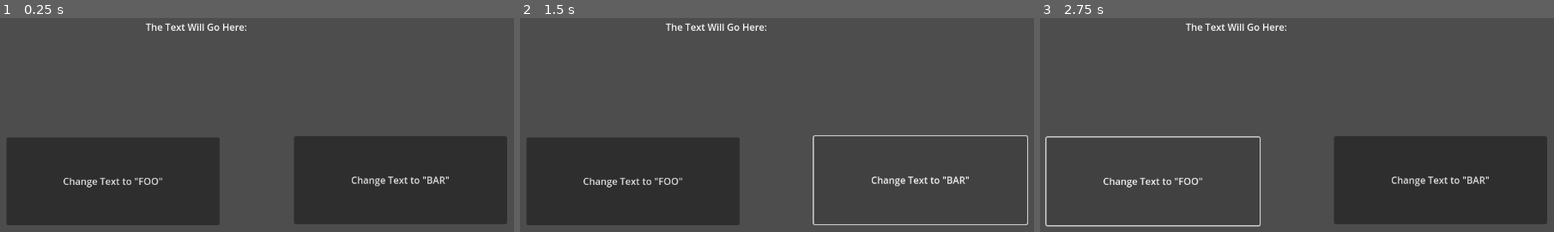
Above: before the commit, frames 1-3 (left to right).
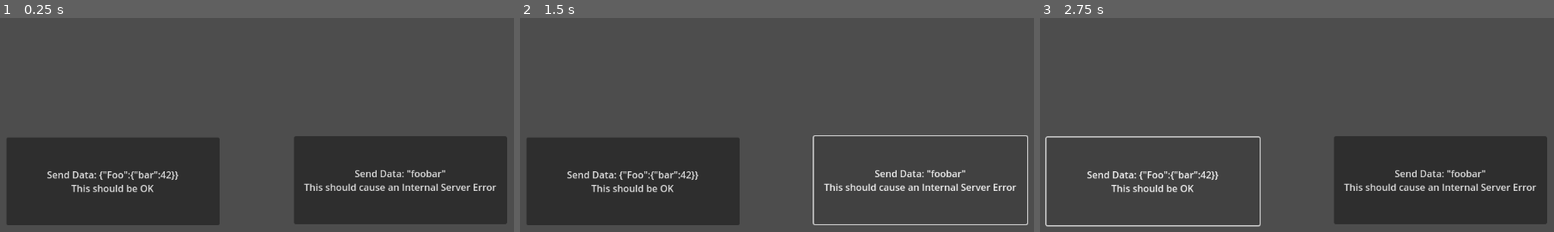
Above: after the commit, the same moments.

Repository: tplatt-coursework/Modern-Web-Technologies---Group-Project
Game: Godot game, scene res://Websocket_Connection_Test.tscn
The game is run twice, just before and just after one commit, with the same random seed, the same clock (stepped at 60 frames per second) and the same inputs. Before the commit the project starts from res://node_2d.tscn.
Inputs:
- Up to frame 1 (0.25 s): no input
- Up to frame 2 (1.5 s): click "Change Text to 'FOO'" (after the commit: "Send Data: {'Foo':{'bar':42}}…") at 0.5 s; click "Change Text to 'BAR'" (after the commit: "Send Data: 'foobar' This shou…") at 1.25 s
- Up to frame 3 (2.75 s): click "Change Text to 'FOO'" (after the commit: "Send Data: {'Foo':{'bar':42}}…") at 2 s

The runs differ from the first frame. In frame 1, 2.6% of the frame differs, in the area x 9-97%, y 2-82%; in frame 2, 2.6%; in frame 3, 2.6%.

Commit message:
Finished the experiment. Websocket connections work. HTTP POST requests work. HTTP GET requests do not work.

Diff:
--- /dev/null
+++ b/Networking Experiment - theo/godot/Websocket_Connection_Test.tscn
@@ -0,0 +1,29 @@
+[gd_scene load_steps=2 format=3 uid="uid://b7xy38iegpn4m"]
+
+[ext_resource type="Script" path="res://test.gd" id="1_e88t2"]
+
+[node name="Websocket_Connection_Test" type="Node2D"]
+script = ExtResource("1_e88t2")
+
+[node name="JSON_Button" type="Button" parent="."]
+offset_left = 145.0
+offset_top = 366.0
+offset_right = 503.0
+offset_bottom = 514.0
+text = "Send Data: {\"Foo\":{\"bar\":42}}
+This should be OK"
+
+[node name="String_Button" type="Button" parent="."]
+offset_left = 628.0
+offset_top = 364.0
+offset_right = 986.0
+offset_bottom = 512.0
+text = "Send Data: \"foobar\"
+This should cause an Internal Server Error"
+
+[node name="Network_Timer" type="Timer" parent="."]
+autostart = true
+
+[connection signal="pressed" from="JSON_Button" to="." method="_on_button_pressed"]
+[connection signal="pressed" from="String_Button" to="." method="_on_button_2_pressed"]
+[connection signal="timeout" from="Network_Timer" to="." method="_on_timer_timeout"]
--- /dev/null
+++ b/Networking Experiment - theo/godot/http_request_test.gd
@@ -0,0 +1,64 @@
+extends Node
+
+
+var server_address = "http://127.0.0.1"
+var server_port = 3500
+var addr = server_address + ":" + str(server_port)
+
+func _ready():
+	pass
+
+
+
+
+# Called when the HTTP request is completed.
+func _http_request_completed(result, response_code, headers, body):
+	var json = JSON.new()
+	json.parse(body.get_string_from_utf8())
+	var response = json.get_data()
+	var nesting = {
+		"foo":"bar",
+		"baz":{"qud":"qux"}
+	}
+	print("blep: "+str(nesting))
+
+	# Will print the user agent string used by the HTTPRequest node (as recognized by httpbin.org).
+	print("Response from server:")
+	print(" |  result:   "+str(result))
+	print(" |  code:     "+str(response_code))
+	print(" |  headers:  "+str(headers))
+	print(" |  body:     "+str(body))
+	print(" |  response: "+str(response))
+
+
+
+
+
+func http_get(req:String,params):
+	var http_request = HTTPRequest.new()
+	add_child(http_request)
+	http_request.request_completed.connect(self._http_request_completed)
+	print("HTTP Request: "+addr+req+"")
+	var res = await http_request.request(addr+req, ["Content-Type: application/json"], HTTPClient.METHOD_GET)
+	if res != OK:
+		push_error("An error occurred in the HTTP request.")
+
+func http_post(req:String,_body):
+	var http_request = HTTPRequest.new()
+	add_child(http_request)
+	http_request.request_completed.connect(self._http_request_completed)
+	print("HTTP Request: "+addr+req+"")
+	var body = JSON.new().stringify(_body)
+	var res = await http_request.request(addr+req, ["Content-Type: application/json"], HTTPClient.METHOD_POST, body)
+	if res != OK:
+		push_error("An error occurred in the HTTP request.")
+
+
+
+
+
+func _on_post_button_pressed():
+	http_post("/POST", {"foo":"bar"})
+
+func _on_get_button_pressed():
+	http_post("/GET","")
--- /dev/null
+++ b/Networking Experiment - theo/godot/http_request_test.tscn
@@ -0,0 +1,24 @@
+[gd_scene load_steps=2 format=3 uid="uid://bd25rr4rdes3h"]
+
+[ext_resource type="Script" path="res://http_request_test.gd" id="1_djyxj"]
+
+[node name="HTTP_Request_Test" type="Node"]
+script = ExtResource("1_djyxj")
+
+[node name="GET_Button" type="Button" parent="."]
+offset_left = 225.0
+offset_top = 349.0
+offset_right = 511.0
+offset_bottom = 570.0
+text = "Send GET Request"
+
+[node name="POST_Button" type="Button" parent="."]
+offset_left = 708.0
+offset_top = 394.0
+offset_right = 1027.0
+offset_bottom = 571.0
+text = "Send POST Request
+data payload: {\"foo\":\"bar\"}"
+
+[connection signal="pressed" from="GET_Button" to="." method="_on_get_button_pressed"]
+[connection signal="pressed" from="POST_Button" to="." method="_on_post_button_pressed"]
--- a/Networking Experiment - theo/godot/node_2d.tscn
+++ /dev/null
@@ -1,40 +0,0 @@
-[gd_scene load_steps=2 format=3 uid="uid://b36sy7o7nbh07"]
-
-[ext_resource type="Script" path="res://test.gd" id="1_p1dfh"]
-
-[node name="Node2D" type="Node2D"]
-script = ExtResource("1_p1dfh")
-
-[node name="RichTextLabel" type="RichTextLabel" parent="."]
-offset_left = 379.0
-offset_top = 168.0
-offset_right = 602.0
-offset_bottom = 199.0
-text = "The Text Will Go Here:"
-
-[node name="textField" type="RichTextLabel" parent="."]
-offset_left = 552.0
-offset_top = 168.0
-offset_right = 775.0
-offset_bottom = 199.0
-
-[node name="Button" type="Button" parent="."]
-offset_left = 145.0
-offset_top = 366.0
-offset_right = 503.0
-offset_bottom = 514.0
-text = "Change Text to \"FOO\""
-
-[node name="Button2" type="Button" parent="."]
-offset_left = 628.0
-offset_top = 364.0
-offset_right = 986.0
-offset_bottom = 512.0
-text = "Change Text to \"BAR\""
-
-[node name="Network_Timer" type="Timer" parent="."]
-autostart = true
-
-[connection signal="pressed" from="Button" to="." method="_on_button_pressed"]
-[connection signal="pressed" from="Button2" to="." method="_on_button_2_pressed"]
-[connection signal="timeout" from="Network_Timer" to="." method="_on_timer_timeout"]
--- a/Networking Experiment - theo/godot/project.godot
+++ b/Networking Experiment - theo/godot/project.godot
@@ -11,6 +11,6 @@
 [application]
 
 config/name="Godot-Node-Connection-Experiment"
-run/main_scene="res://node_2d.tscn"
+run/main_scene="res://Websocket_Connection_Test.tscn"
 config/features=PackedStringArray("4.3", "Forward Plus")
 config/icon="res://icon.svg"
--- a/Networking Experiment - theo/godot/test.gd
+++ b/Networking Experiment - theo/godot/test.gd
@@ -2,74 +2,110 @@
 var tcp_client = StreamPeerTCP.new()
 var server_address = "127.0.0.1"
 var server_port = 3500
+var first_connect = true
+var HTTP_CODE = {
+	100: "Continue",
+	200: "OK",
+	300: "Redirect",
+	400: "Client Error",
+	500: "Internal Server Error"
+}
 
 # Called when the node enters the scene tree for the first time.
 func _ready() -> void:
-	var res = tcp_client.connect_to_host(server_address, server_port)
-
-	if res == OK:
-		print("Connecting...")
-		await wait_for_connection()
-	else:
-		print("Failed to connect")
+	pass
 
 # Called every frame. 'delta' is the elapsed time since the previous frame.
 func _process(delta: float) -> void:
 	pass
 
-func tcp_receive(data):
-	print("Received: " + data)
-	if data.type == "server_message":
-		if data.command == "update_button":
-			$textField.text = data.data
+
+
+
+
+func tcp_receive(bytes):
+	if tcp_client.get_status() == StreamPeerTCP.STATUS_CONNECTED:
+		var data = tcp_client.get_data(bytes)
+		if data[0]!=0:
+			print("Error in reading data")
+		else:
+			var response = data[1].get_string_from_utf8()
+			var json = JSON.parse_string(response)
+			print("Websocket Data Received")
+			print("  Code:     "+str(json["code"])+" "+HTTP_CODE[200])
+			print("  Response: "+str(json["response"]))
+			print()
+
+	else:
+		print("Not connected.")
+
+
 
 func tcp_send(data) -> void:
 	if tcp_client.get_status() == StreamPeerTCP.STATUS_CONNECTED:
 		var message = str(data) + "\n"
 		var buffer = message.to_utf8_buffer()
-		print("Send: ", message)
-		var sent = tcp_client.put_data(buffer)
+		tcp_client.put_data(buffer)
 	else:
 		print("Not connected.")
 
 
+
+
+func tcp_connect():
+	var res = tcp_client.connect_to_host(server_address, server_port)
+	if res == OK:
+		if first_connect:
+			print("Connecting...")
+		else:
+			print("Attempting to reconnect...")
+		await wait_for_connection()
+
+
+	else:
+		print("Failed to connect")
+
 func wait_for_connection() -> void:
-	var timeout = 20.0  # seconds
+	var timeout = 5.0  # seconds
 	var elapsed = 0.0
 	while tcp_client.get_status() != StreamPeerTCP.STATUS_CONNECTED and elapsed < timeout:
 		await get_tree().create_timer(0.1).timeout
 		elapsed += 0.1
-		tcp_client.poll()
 
 	if tcp_client.get_status() == StreamPeerTCP.STATUS_CONNECTED:
 		print("Connected.")
+		first_connect=false
 	else:
 		print("Connection timed out.")
-
-# the bar button
-func _on_button_2_pressed() -> void:
-	print("Button Pressed: BAR")
-	tcp_send("BAR")
+		tcp_client.disconnect_from_host()
+		await get_tree().create_timer(10).timeout
+	$Network_Timer.start()
 
 
-# the foo button
-func _on_button_pressed() -> void:
-	print("Button Pressed: FOO")
-	tcp_send("FOO")
+
 
 
 func _on_timer_timeout() -> void:
-	print("timer!")
+	tcp_client.poll()
 	var status = tcp_client.get_status()
 	if status == StreamPeerTCP.STATUS_CONNECTED:
-		if tcp_client.get_available_bytes() > 0:
-			var data = tcp_client.get_string()
-			print(data)
-			var json_data = JSON.parse_string(data)
-			if json_data:
-				print("Received from server:", json_data)
-	else:
-		print("Not Connected.")
+		var bytes_available = tcp_client.get_available_bytes()
+		if bytes_available > 0:
+			tcp_receive(bytes_available)
+	elif status == StreamPeerTCP.STATUS_NONE:
+		tcp_connect()
 
 
+
+
+
+func _on_button_2_pressed() -> void:
+	print("Button Pressed: FOO")
+	tcp_send("foobar")
+
+func _on_button_pressed() -> void:
+
+	print("Button Pressed: BAR")
+	tcp_send({"Foo":{"bar":42}})
+
 # Note: This test is run on Godot 4.3
Not shown, added: Networking Experiment - theo/node-API/app.js
Not shown, added: Networking Experiment - theo/node-API/package-lock.json
Not shown, added: Networking Experiment - theo/node-API/package.json
Not shown, added: Networking Experiment - theo/node-websocket/app.js
Not shown, added: Networking Experiment - theo/node-websocket/package-lock.json
Not shown, added: Networking Experiment - theo/node-websocket/package.json
